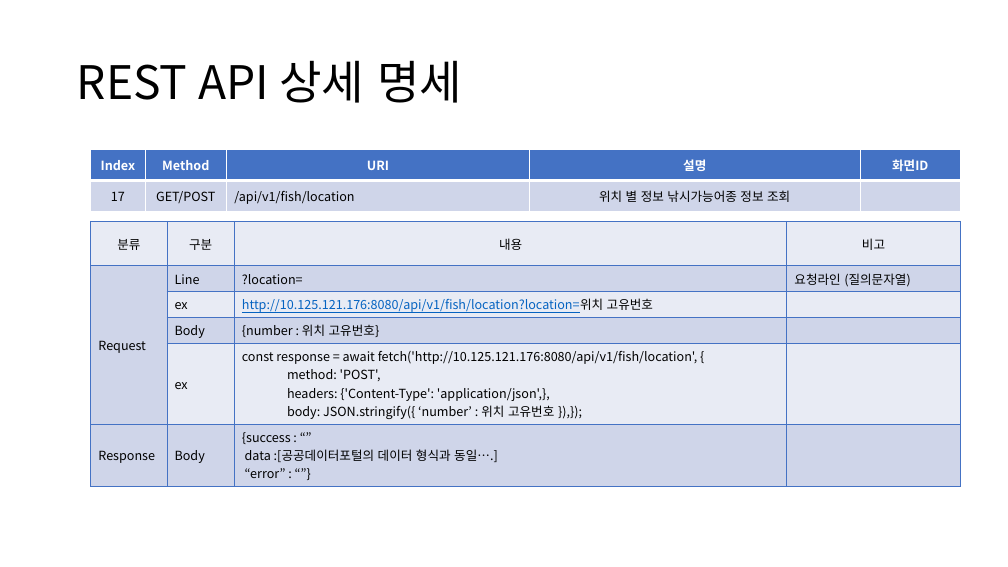
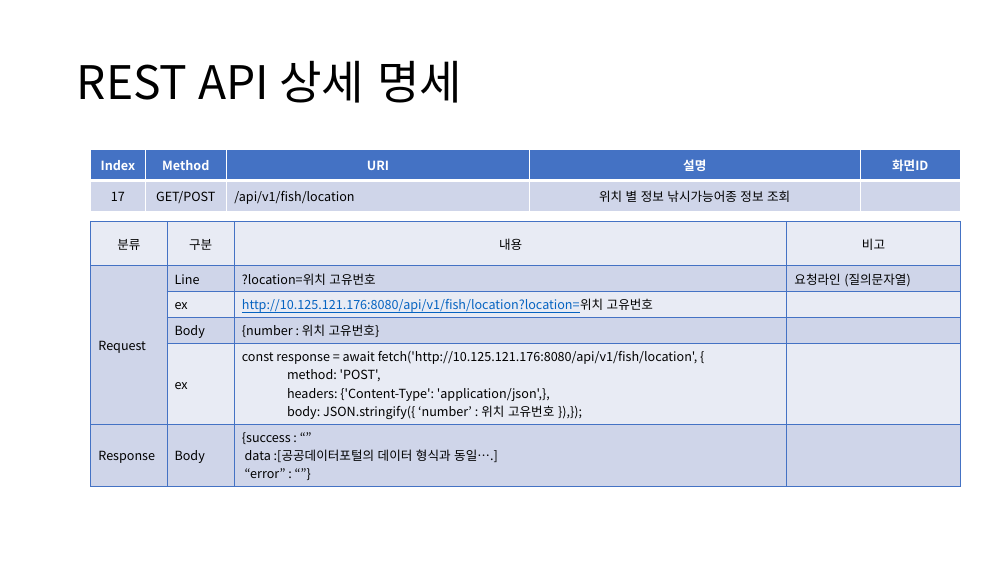
Before and after one commit to sujidaddy/workspace_miniproject, a slide deck: slide 39 of 미니프로젝트계획서제출용.pptx. Drawn at 1008x567 pixels with LibreOffice and Linux fonts; fonts in the diff are those of the drawing. Boxes give left, top, right and bottom in pixels: in the first picture for what was removed or moved away, otherwise in the second. Text is boxed around its words. In the diff, an @@ line names an element or a change of style, - is before the commit and + after.

```diff
--- a/미니프로젝트계획서제출용.pptx
+++ b/미니프로젝트계획서제출용.pptx
@@ table at (91,222,960,482) @@
-row 2, column 3: ?location=
+row 2, column 3: ?location=위치 고유번호
```
Also in this commit, not shown: 15 other slides changed, 38 other files.
